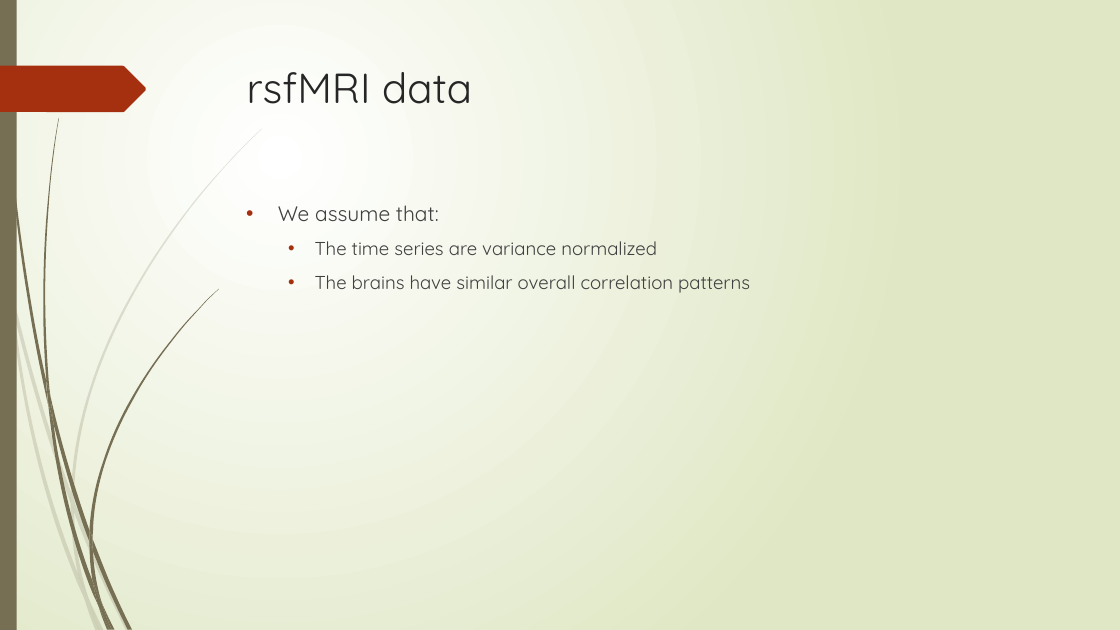
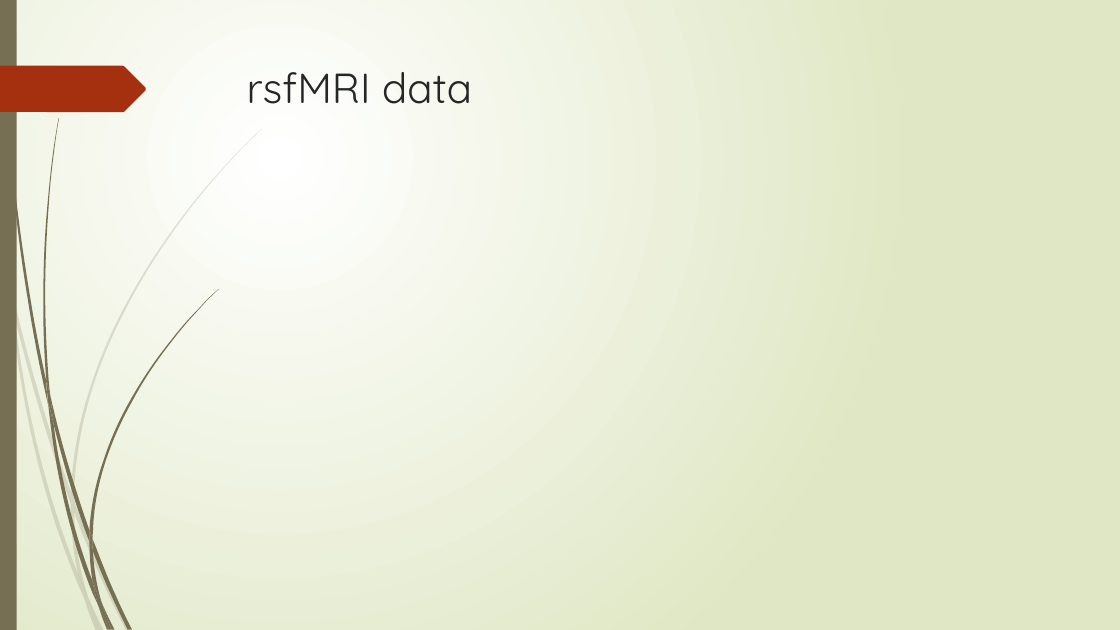
Before and after one commit to ajoshiusc/cortical_parcellation, a slide deck: slide 2 of docs/brain_sync.pptx. Drawn at 1120x630 pixels with LibreOffice and Linux fonts; fonts in the diff are those of the drawing; grey boxes stand for pictures. Boxes give left, top, right and bottom in pixels: in the first picture for what was removed or moved away, otherwise in the second. Text is boxed around its words. In the diff, an @@ line names an element or a change of style, - is before the commit and + after.

```diff
--- a/docs/brain_sync.pptx
+++ b/docs/brain_sync.pptx
@@ text removed at (278, 205, 750, 293) @@
-• We assume that:
-  • The time series are variance normalized
-  • The brains have similar overall correlation patterns
```
Also in this commit, not shown: 8 other slides changed, 3 slides added, 2 slides removed, 5 other files.
